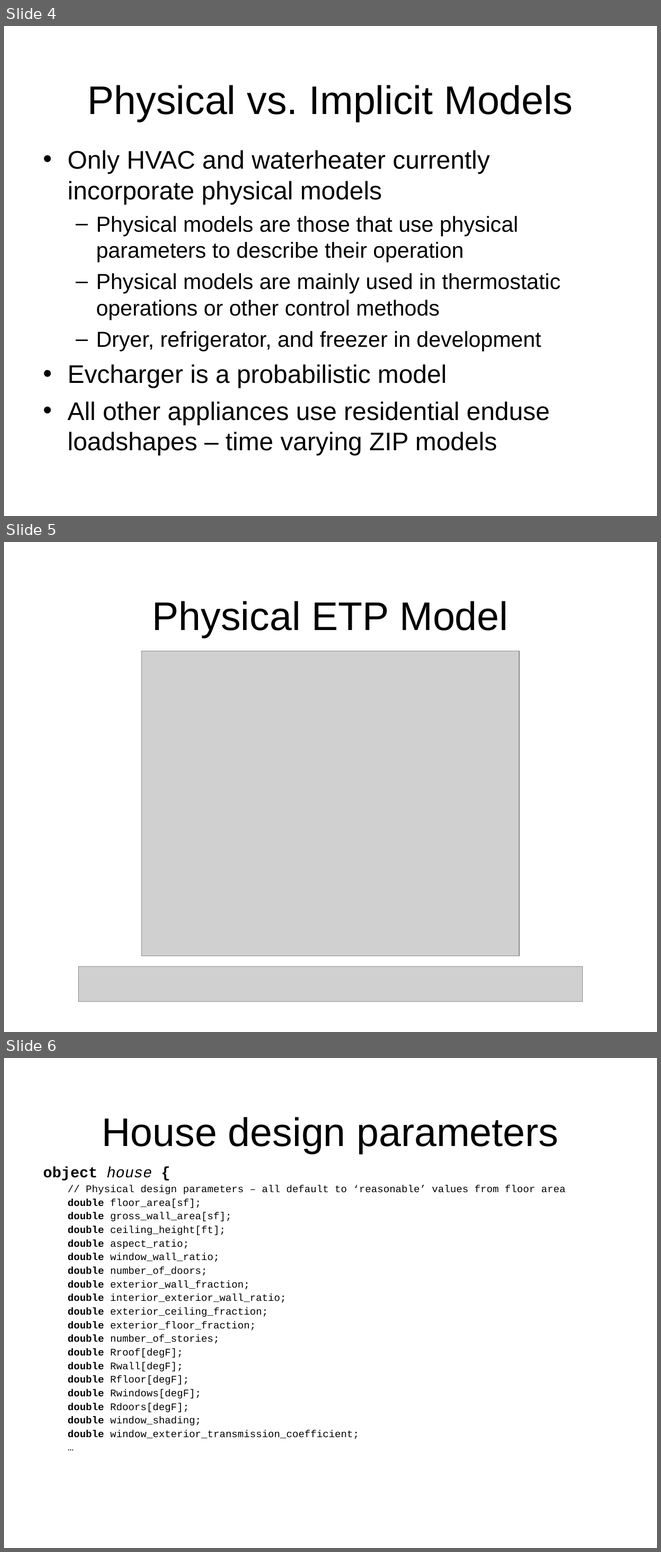
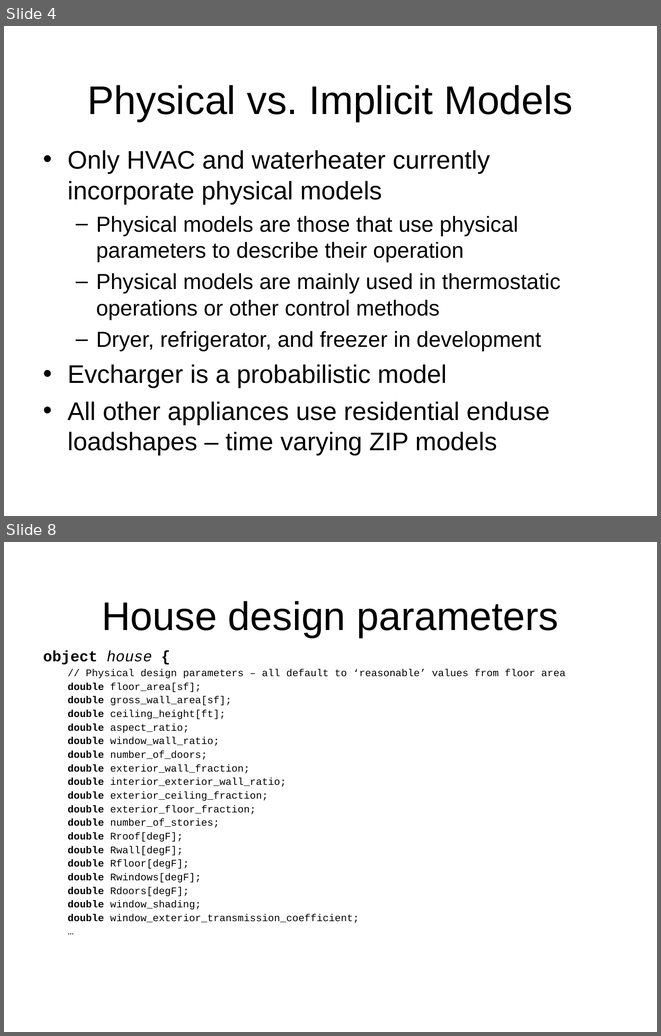
Before and after one commit to gridlab-d/course, a slide deck: FourDayCourse/3.2 - Residential.ppt. Shown one above the other, each under a label of ours: slides 4, 5 and 6 before the commit, slides 4 and 8 after it; the slides between them are not shown. The pictures are 661x1552 and 661x1036 pixels, drawn with LibreOffice and Linux fonts; fonts in the diff are those of the drawing; grey boxes stand for pictures; background and template pictures are left out. Boxes give left, top, right and bottom in pixels: in the first picture for what was removed or moved away, otherwise in the second. Text is boxed around its words. In the diff, an @@ line names an element or a change of style, - is before the commit and + after.

```diff
--- a/FourDayCourse/3.2 - Residential.ppt
+++ b/FourDayCourse/3.2 - Residential.ppt
@@ slide 5 removed at (x1=4, y1=542, x2=657, y2=1032), background picture (left out) @@
@@ title removed at (x1=152, y1=601, x2=508, y2=637) @@
-Physical ETP Model
@@ picture removed at (x1=142, y1=651, x2=519, y2=956) @@
@@ table removed at (x1=113, y1=775, x2=548, y2=799), 1 rows, 1 columns @@
-
@@ table removed at (x1=113, y1=778, x2=548, y2=796), 1 rows, 1 columns @@
-
@@ picture removed at (x1=78, y1=967, x2=583, y2=1001) @@
@@ what was slide 6 is now slide 8 @@
```
Also in this commit, not shown: 3 slides added, 13 other files.
